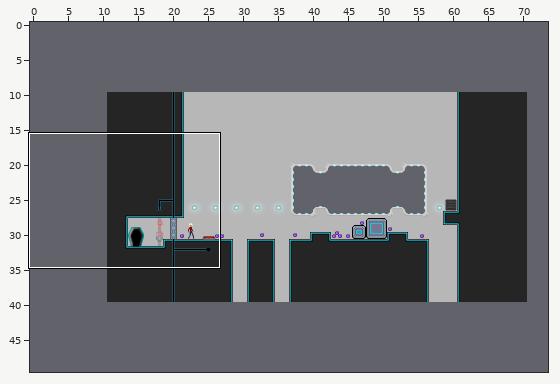
An edit to a level. Tiled map (JSON), res/map/lean.json. The first picture is a wide view before the edit; the outline marks the close-up.
Close-up. Before:
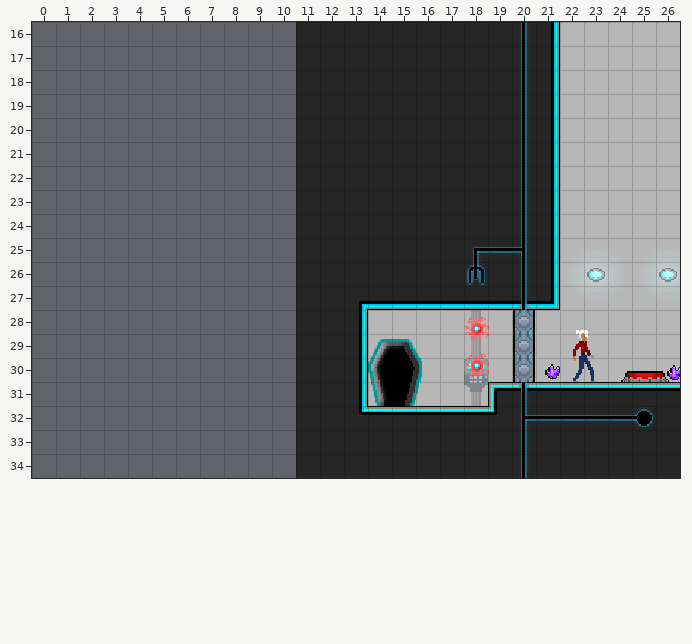
Cells are 16x16 px. Shown: x 0..26, y 16..34. The commit also changed other parts of the map, which this record leaves out. The old version is drawn lined up with the new one.
The result:
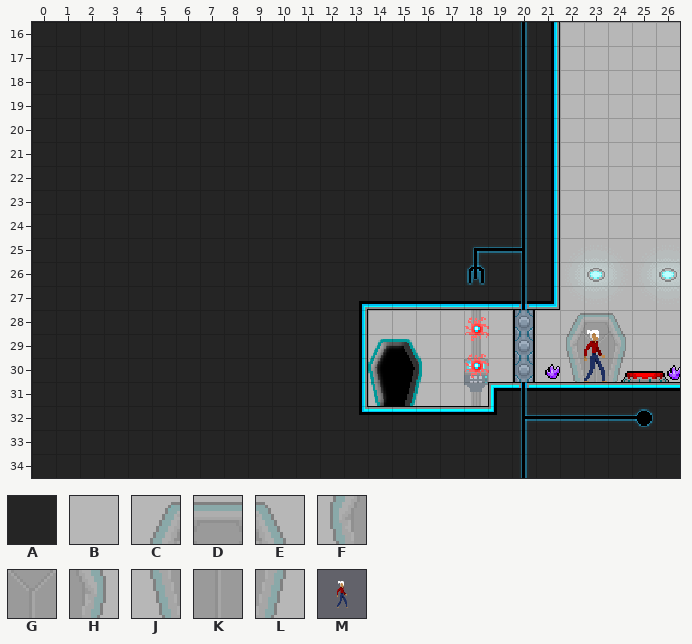
Key: from "main": A 26, B 278, C 320, D 321, E 322, F 345, G 346, H 347, J 370, K 371, L 372; from "objects": M 0.
_ is an empty cell.
Objects are placed by their top-left corner, in cells (3,4 is the top-left corner of cell 3,4); size is 1x1 cell unless given.
What changed:
map size 60x30 -> 74x50 cells (old content now starts at 11,10; both pictures use the new coordinates)
Layer "Tile Layer 1":
y 16..27: x 0..10 ___________ -> AAAAAAAAAAA
y 28: x 0..10 ___________ -> AAAAAAAAAAA; x 22..24 BBB -> CDE
y 29: x 0..10 ___________ -> AAAAAAAAAAA; x 22..24 BBB -> FGH
y 30: x 0..10 ___________ -> AAAAAAAAAAA; x 22..24 BBB -> JKL
y 31..34: x 0..10 ___________ -> AAAAAAAAAAA
Layer "Object Layer 1":
changed: M at 21,27.9 size 4x4 -> M at 21.4,27.9 size 4x4
Boxes around the changes in both close-ups, in picture pixels (x1, y1, x2, y2):
added: (32, 22, 296, 478)
changed: (566, 313, 626, 382)
